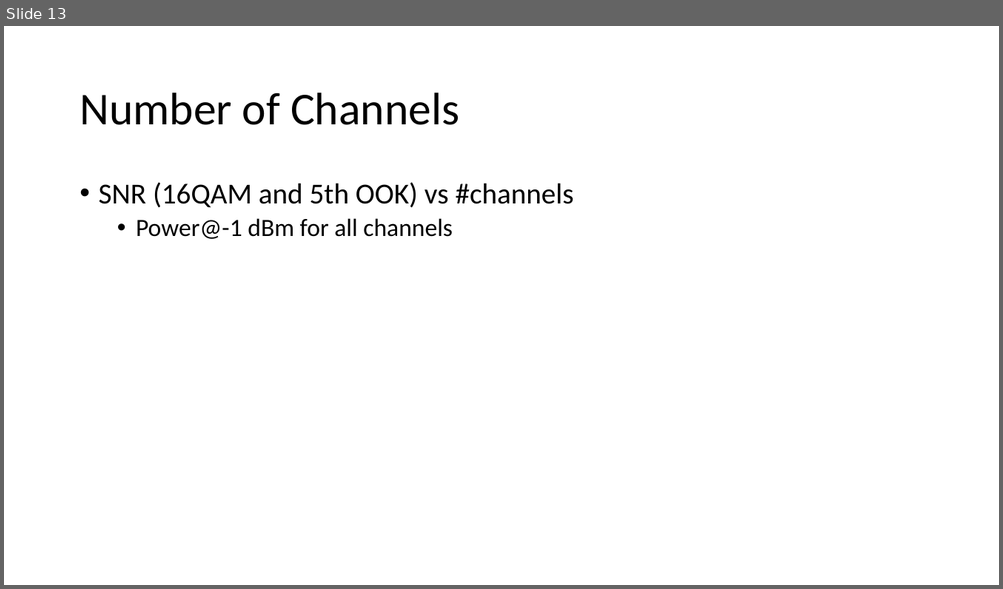
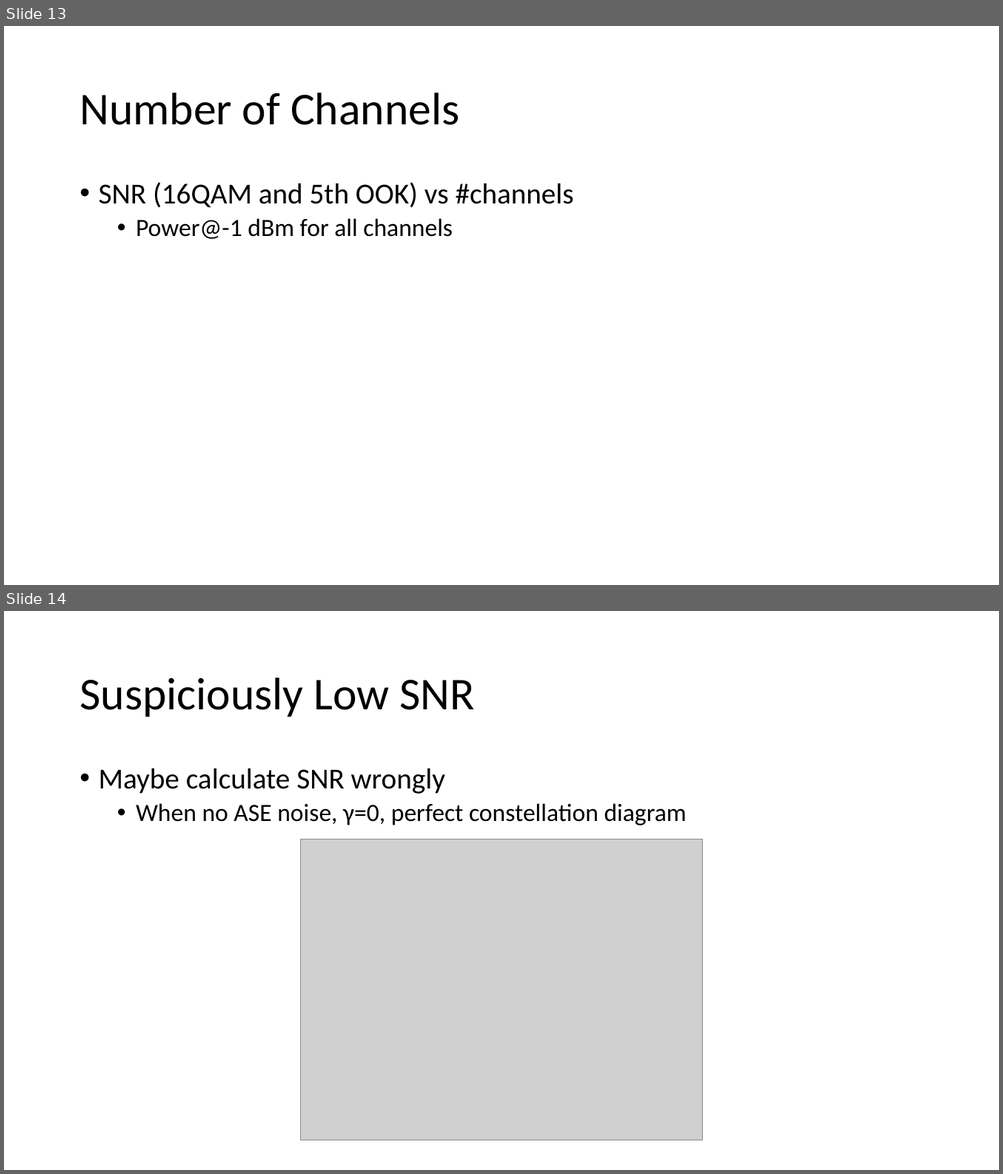
Before and after one commit to LiYan1988/simulations-fiber, a slide deck: documents/effcom-meeting-0830.pptx. Shown one above the other, each under a label of ours: slide 13 before the commit, slides 13 and 14 after it. The pictures are 1003x589 and 1003x1174 pixels, drawn with LibreOffice and Linux fonts; fonts in the diff are those of the drawing; grey boxes stand for pictures. Boxes give left, top, right and bottom in pixels: in the first picture for what was removed or moved away, otherwise in the second. Text is boxed around its words. In the diff, an @@ line names an element or a change of style, - is before the commit and + after.

```diff
--- a/documents/effcom-meeting-0830.pptx
+++ b/documents/effcom-meeting-0830.pptx
@@ slide 14 added at <box>4,611,999,1170</box>, background #FFFFFF @@
@@ title added at <box>79,678,475,717</box>, 44 pt, text #000000 @@
+Suspiciously Low SNR
@@ text added at <box>99,768,686,826</box>, 24 pt, text #000000 @@
+• Maybe calculate SNR wrongly
+  • When no ASE noise, γ=0, perfect constellation diagram
@@ picture added at <box>301,840,703,1141</box> @@
```
Also in this commit, not shown: 7 other files.
